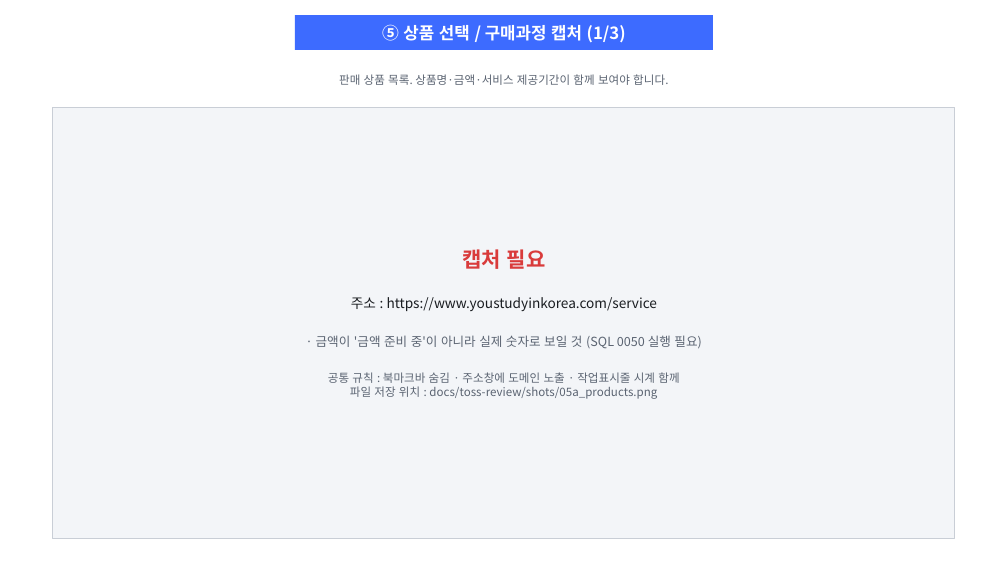
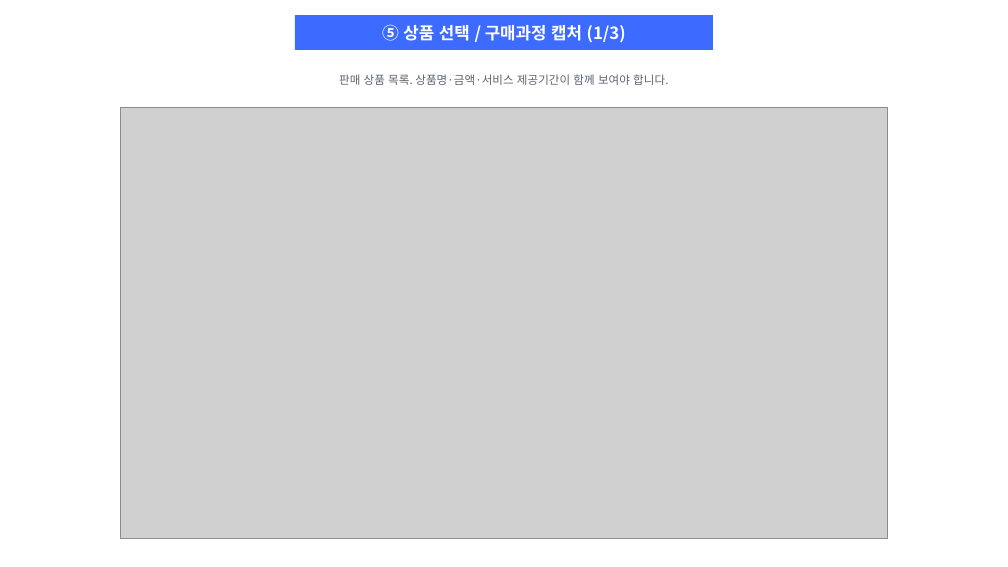
Before and after one commit to byron-glocare/byron-glocare-repo, a slide deck: slide 5 of docs/toss-review/결제경로_글로케어.pptx. Drawn at 1008x567 pixels with LibreOffice and Linux fonts; fonts in the diff are those of the drawing; grey boxes stand for pictures. Boxes give left, top, right and bottom in pixels: in the first picture for what was removed or moved away, otherwise in the second. Text is boxed around its words. In the diff, an @@ line names an element or a change of style, - is before the commit and + after.

Commit message:
docs(toss): 결제경로 캡처 7장 완료 — CDP 로 직접 몰아서 촬영
가이드 만들 때 쓰던 방식(전용 프로필 크롬 + 원격 디버깅)으로 돌아갔다.
puppeteer-core 를 설치할 수 없어 Node 24 내장 WebSocket 으로 CDP 를 직접 붙였다.

전용 프로필이라 북마크바·개인 탭·확장이 없고, 확장이 아니라 CDP 라
"'Claude'에서 디버깅을 시작함" 배너도 안 뜬다. 카드사에 낼 자료에 그런 게
찍히면 안 된다.

캡처 방식에서 걸린 것들:
- PrintWindow(창만 촬영)는 GPU 합성 화면을 못 받아 페이지가 빈칸으로 나오고,
  작업표시줄 시계도 안 들어간다. 시계는 필수(가이드 4쪽 3항)라 전체화면이어야 한다.
- 전체화면은 대상 창이 앞에 있어야 하는데 SetForegroundWindow 는 백그라운드에서
  막힌다. SetWindowPos(HWND_TOPMOST) 로 포커스를 뺏지 않고 창만 올려 해결했다.
- 크롬이 가려진 창의 렌더링을 멈춰서 첫 캡처가 회색이었다.
  --disable-features=CalculateNativeWinOcclusion 로 껐다.
- PowerShell 5.1 이 UTF-8 스크립트를 ANSI 로 읽어 한글이 깨지며 파서가 죽었다. BOM 추가.

⑥ 카드 결제창은 위젯이 계좌이체를 기본 선택해서 그대로 열면 퀵계좌이체가 나온다.
신용·체크카드 → 카드사(국민) → 할부(일시불)까지 골라야 카드 결제창이 뜬다.
셋 다 iframe 안이라 Input.dispatchMouseEvent 로 좌표 클릭했다. 산업은행은
ISP/페이북 팝업으로 빠져 팝업차단에 막히므로 국민카드로 잡았다.

capture.js: pre(②③④) / post(⑤⑥) 로 나눠 실행. 로그인은 사람이 한다.

```diff
--- a/docs/toss-review/결제경로_글로케어.pptx
+++ b/docs/toss-review/결제경로_글로케어.pptx
@@ rectangle removed at (53,107,955,538) @@
-캡처 필요
-주소 : https://www.youstudyinkorea.com/service
-· 금액이 '금액 준비 중'이 아니라 실제 숫자로 보일 것 (SQL 0050 실행 필요)
-공통 규칙 : 북마크바 숨김 · 주소창에 도메인 노출 · 작업표시줄 시계 함께
-파일 저장 위치 : docs/toss-review/shots/05a_products.png
@@ picture added at (121,107,887,538) @@
```
Also in this commit, not shown: 6 other slides changed, 6 other files.
